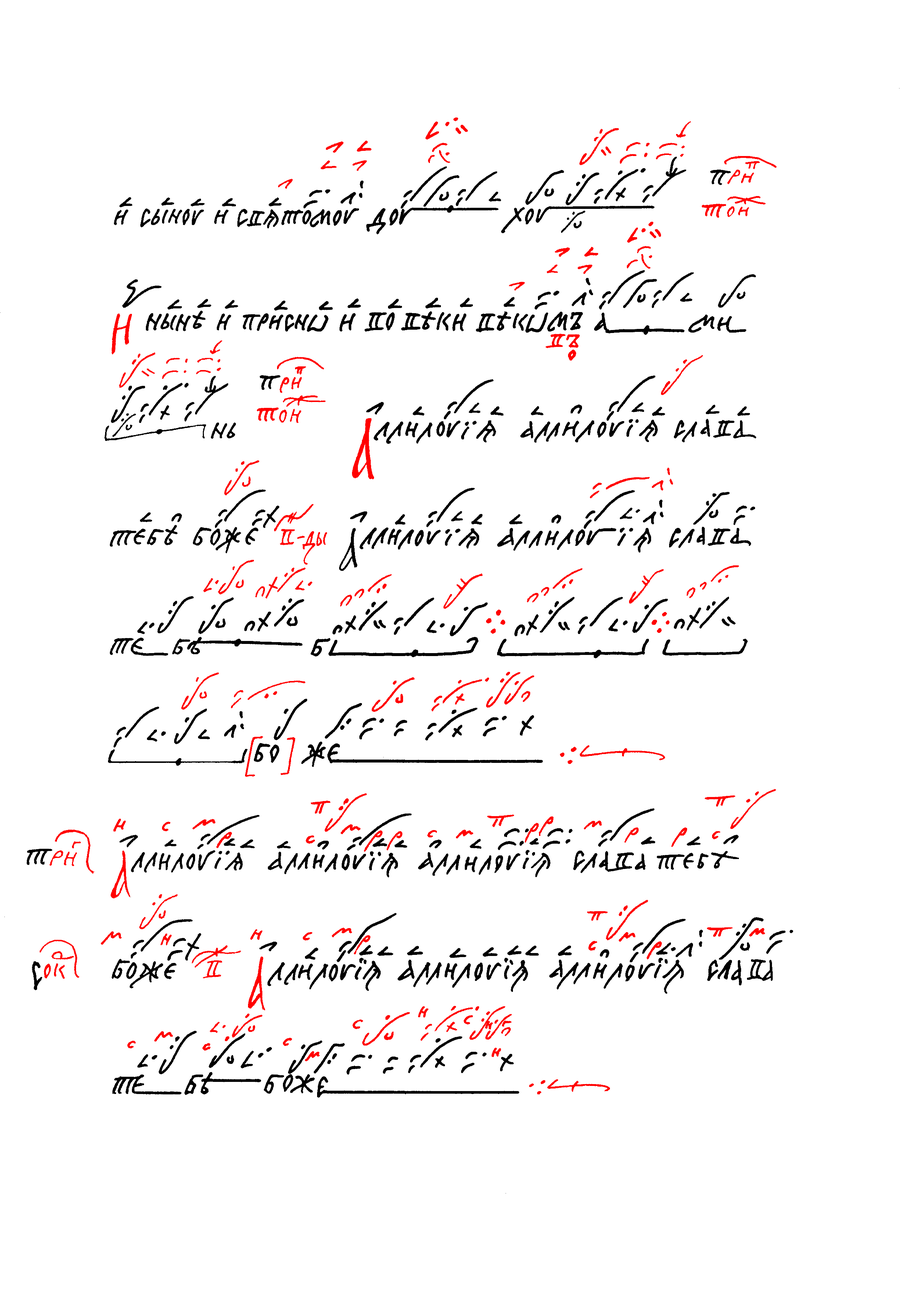
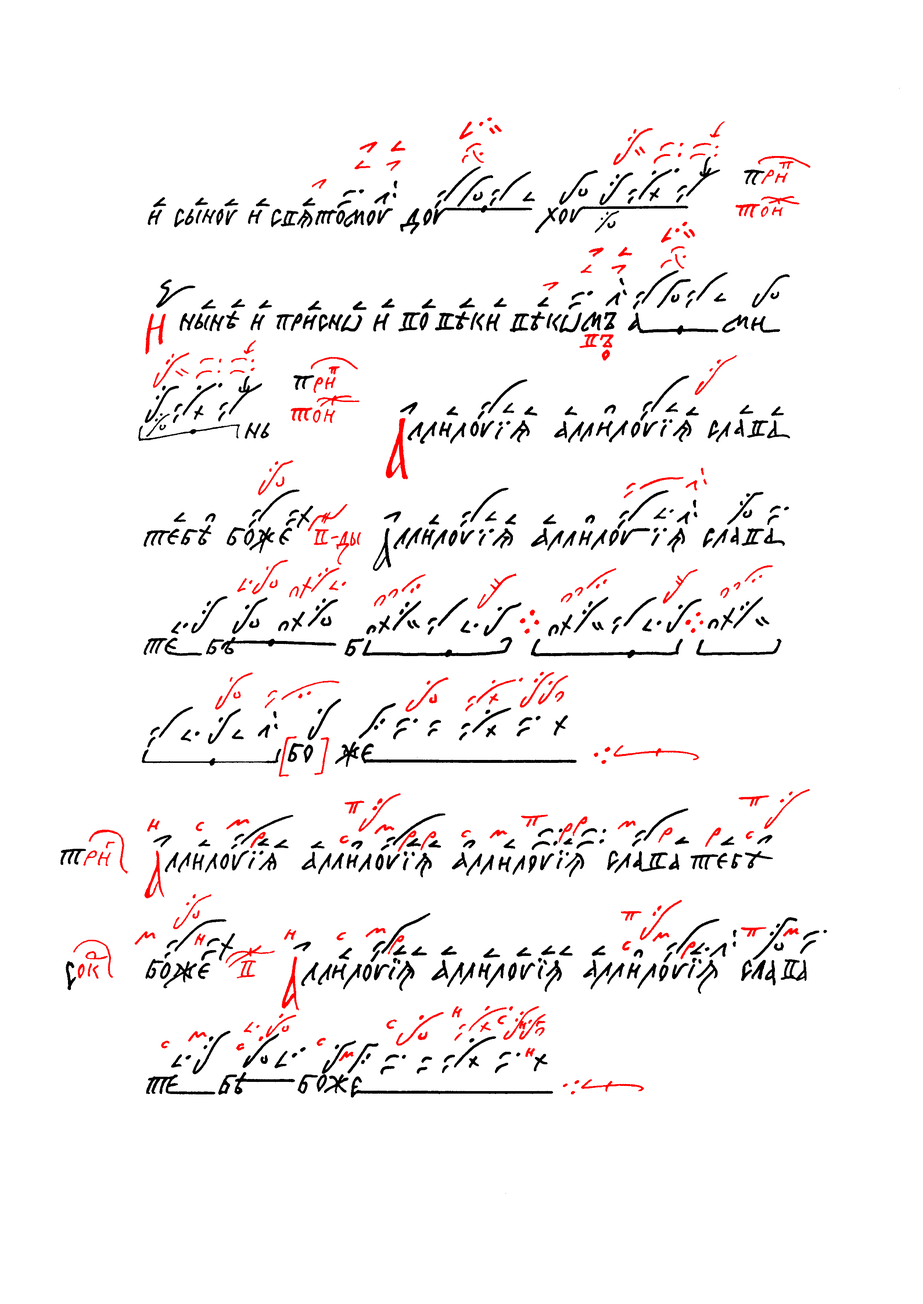
Revision of a layered 923x1304 image; what changed, layer by layer:
painted on "Червила" over [39, 117, 811, 1095]
painted on "Чернила" over [0, 156, 827, 1099]
